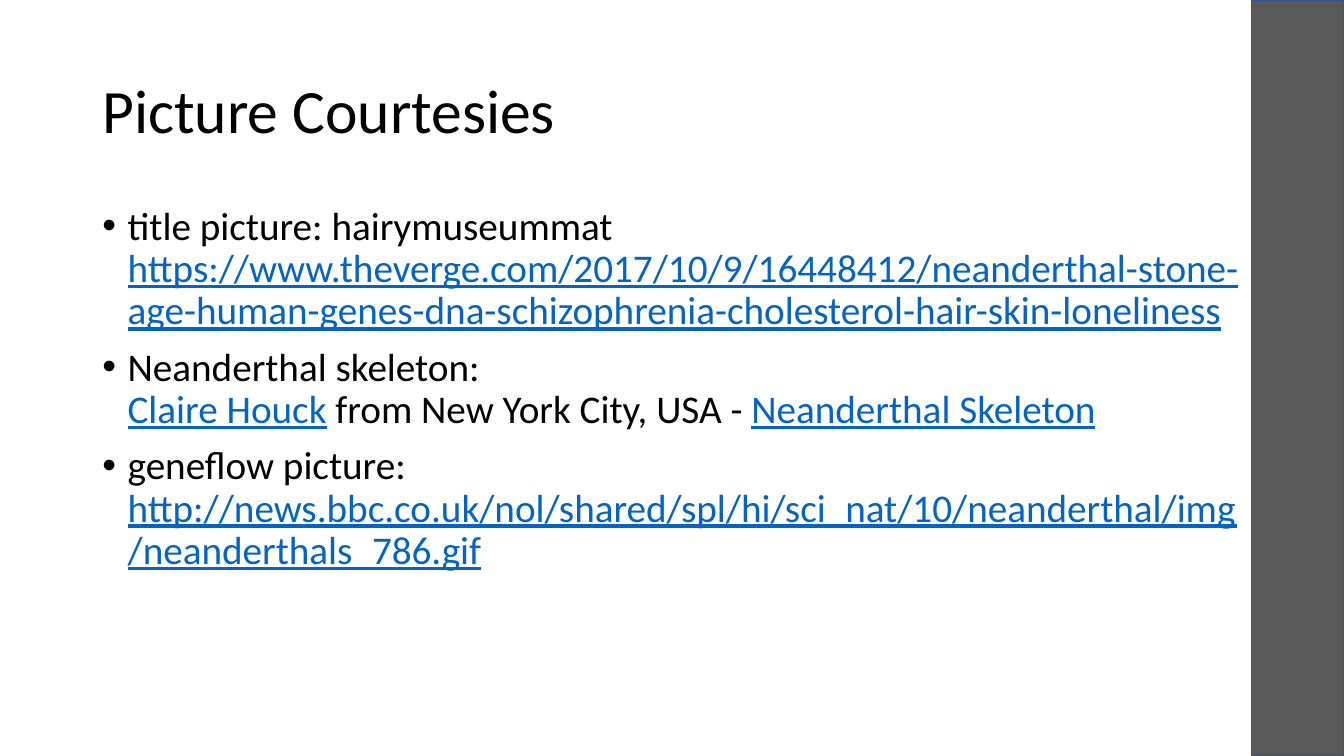
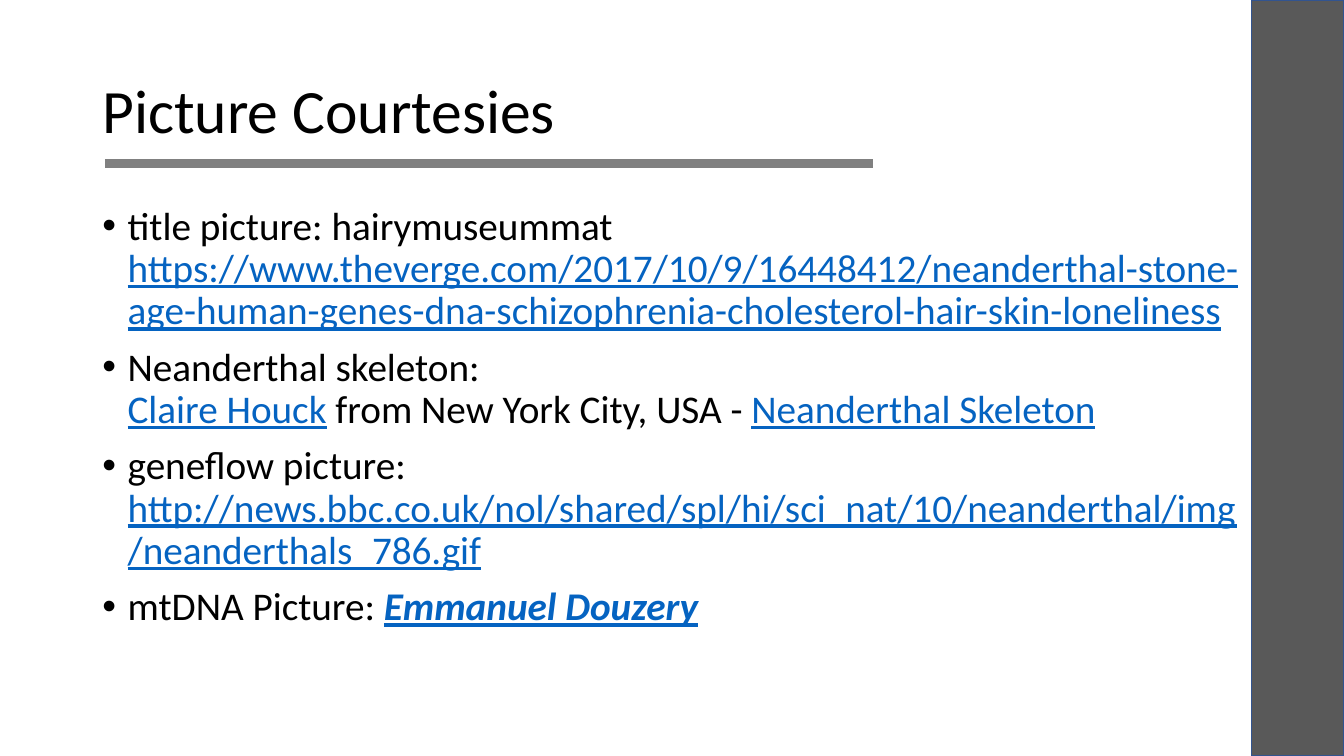
Before and after one commit to laksannathan/Biopython, a slide deck: slide 10 of humans_demo/Humans.pptx. Drawn at 1344x756 pixels with LibreOffice and Linux fonts; fonts in the diff are those of the drawing. Boxes give left, top, right and bottom in pixels: in the first picture for what was removed or moved away, otherwise in the second. Text is boxed around its words. In the diff, an @@ line names an element or a change of style, - is before the commit and + after.

```diff
--- a/humans_demo/Humans.pptx
+++ b/humans_demo/Humans.pptx
@@ line added from (105, 163) to (873, 163), #808080 6 pt @@
@@ text at (128,592,698,627): paragraph added @@
+• mtDNA Picture: Emmanuel Douzery
```
Also in this commit, not shown: 7 other slides changed, 1 slide added, 1 slide removed, 1 other file.
